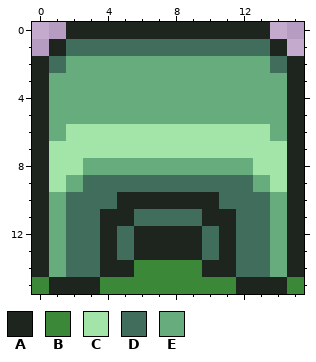
Pixel-art sprite -- projects/map 5 - dungeons/img/bush.png. The picture above is the old version.
The file is 64x64 pixels, drawn in blocks of 4x4; one block is one cell here.
Palette (. is transparent): A #1e251e  B #3b8938  C #a3e5a9  D #416e5c  E #67ac7d
Pixels before, first column x 0:
 0 ..AAAAAAAAAAAA..
 1 .ADDDDDDDDDDDDA.
 2 ADEEEEEEEEEEEEDA
 3 AEEEEEEEEEEEEEEA
 4 AEEEEEEEEEEEEEEA
 5 AEEEEEEEEEEEEEEA
 6 AECCCCCCCCCCCCEA
 7 ACCCCCCCCCCCCCCA
 8 ACCEEEEEEEEEECCA
 9 ACEDDDDDDDDDDECA
10 AEDDDAAAAAADDDEA
11 AEDDAADDDDAADDEA
12 AEDDADAAAADADDEA
13 AEDDADAAAADADDEA
14 AEDDAABBBBAADDEA
15 BAAABBBBBBBBAAAB
Now the later version:
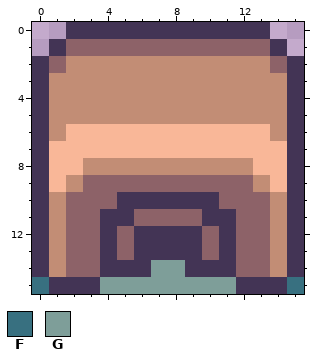
Colours new in this view: F #387080  G #7e9e99
From old to new:
Colour A changes from #1e251e to #433455.
Colour C changes from #a3e5a9 to #f9b798.
Colour D changes from #416e5c to #8d6268.
Colour E changes from #67ac7d to #c28d75.
Colour A replaces colour B in row 14 at x 6 and 9.
Colour F replaces colour B in row 15 at x 0 and 15.
Colour G replaces colour B in row 14 at x 7 to 8; in row 15 at x 4 to 11.
Pixel boxes of the changes (left, top, right, bottom) in both pictures:
changed: (32, 22, 304, 294)
